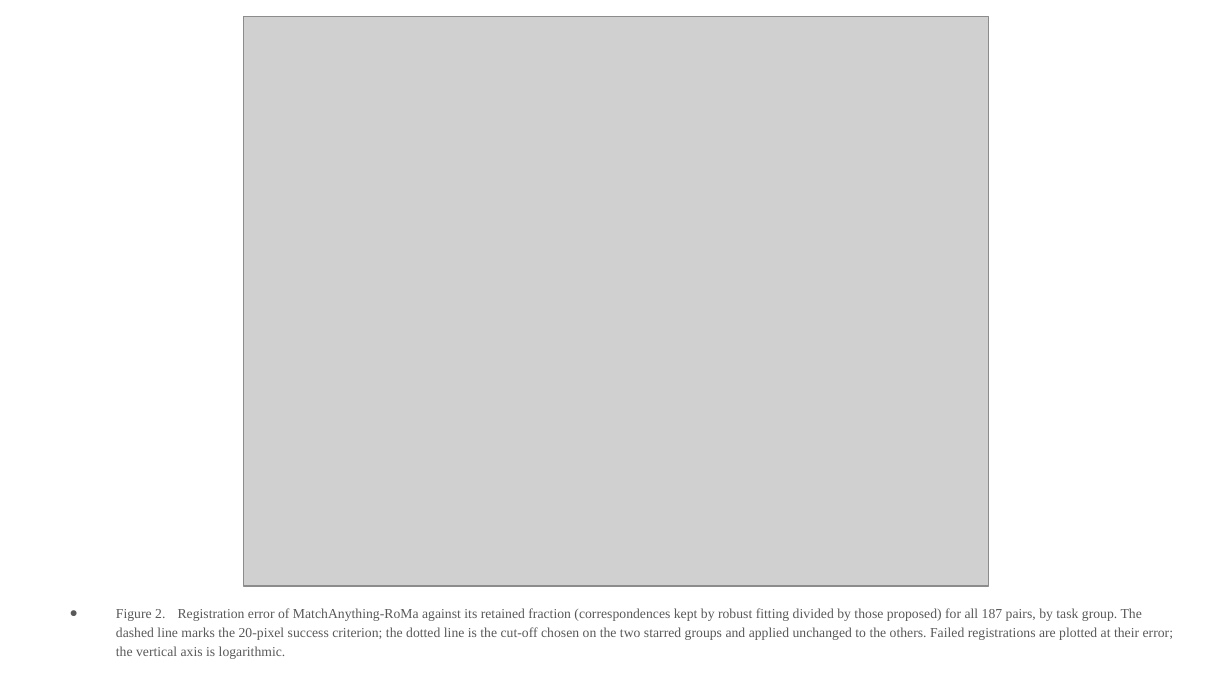
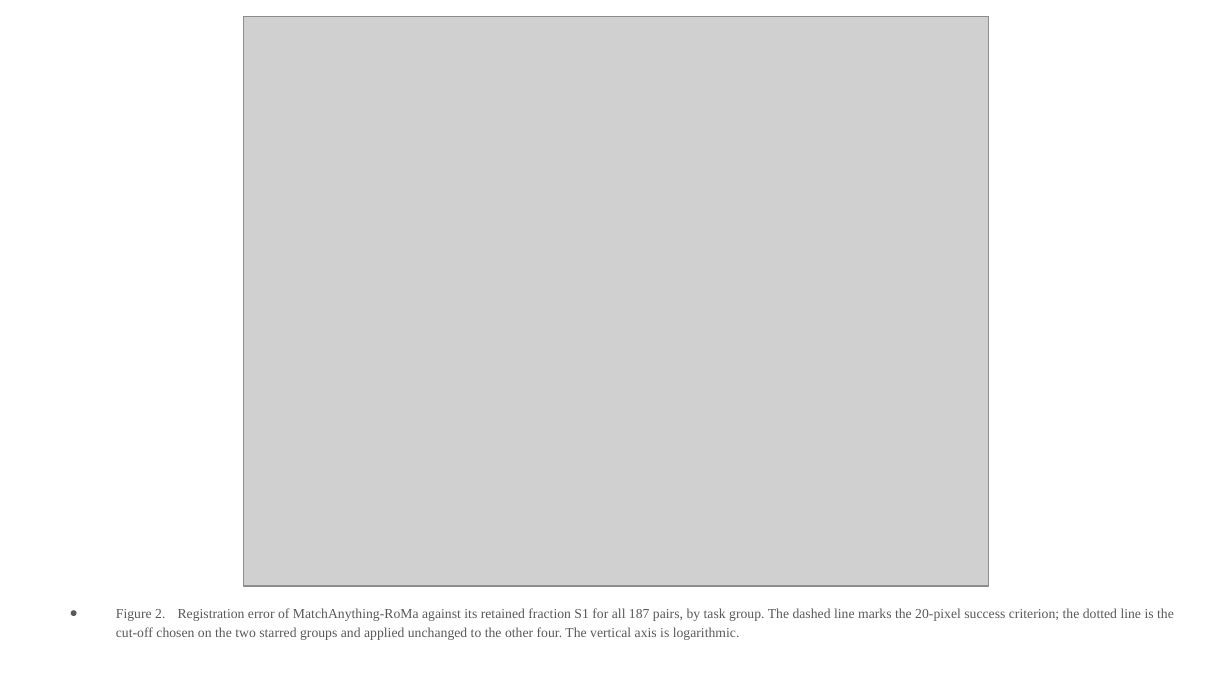
Before and after one commit to fronkt/correlative-microscopy-alignment, a slide deck: slide 3 of paper/cjsj/Cai_CJSJ_2026_Figures.pptx. Drawn at 1232x693 pixels with LibreOffice and Linux fonts; fonts in the diff are those of the drawing; grey boxes stand for pictures. Boxes give left, top, right and bottom in pixels: in the first picture for what was removed or moved away, otherwise in the second. Text is boxed around its words. In the diff, an @@ line names an element or a change of style, - is before the commit and + after.

```diff
--- a/paper/cjsj/Cai_CJSJ_2026_Figures.pptx
+++ b/paper/cjsj/Cai_CJSJ_2026_Figures.pptx
@@ text at bbox=[116, 608, 1174, 640]: text changed @@
-● Figure 2. Registration error of MatchAnything-RoMa against its retained fraction (correspondences kept by robust fitting divided by those proposed) for all 187 pairs, by task group. The dashed line marks the 20-pixel success criterion; the dotted line is the cut-off chosen on the two starred groups and applied unchanged to the others. Failed registrations are plotted at their error; the vertical axis is logarithmic.
+● Figure 2. Registration error of MatchAnything-RoMa against its retained fraction S1 for all 187 pairs, by task group. The dashed line marks the 20-pixel success criterion; the dotted line is the cut-off chosen on the two starred groups and applied unchanged to the other four. The vertical axis is logarithmic.
```
Also in this commit, not shown: 2 other slides changed, 17 other files.
